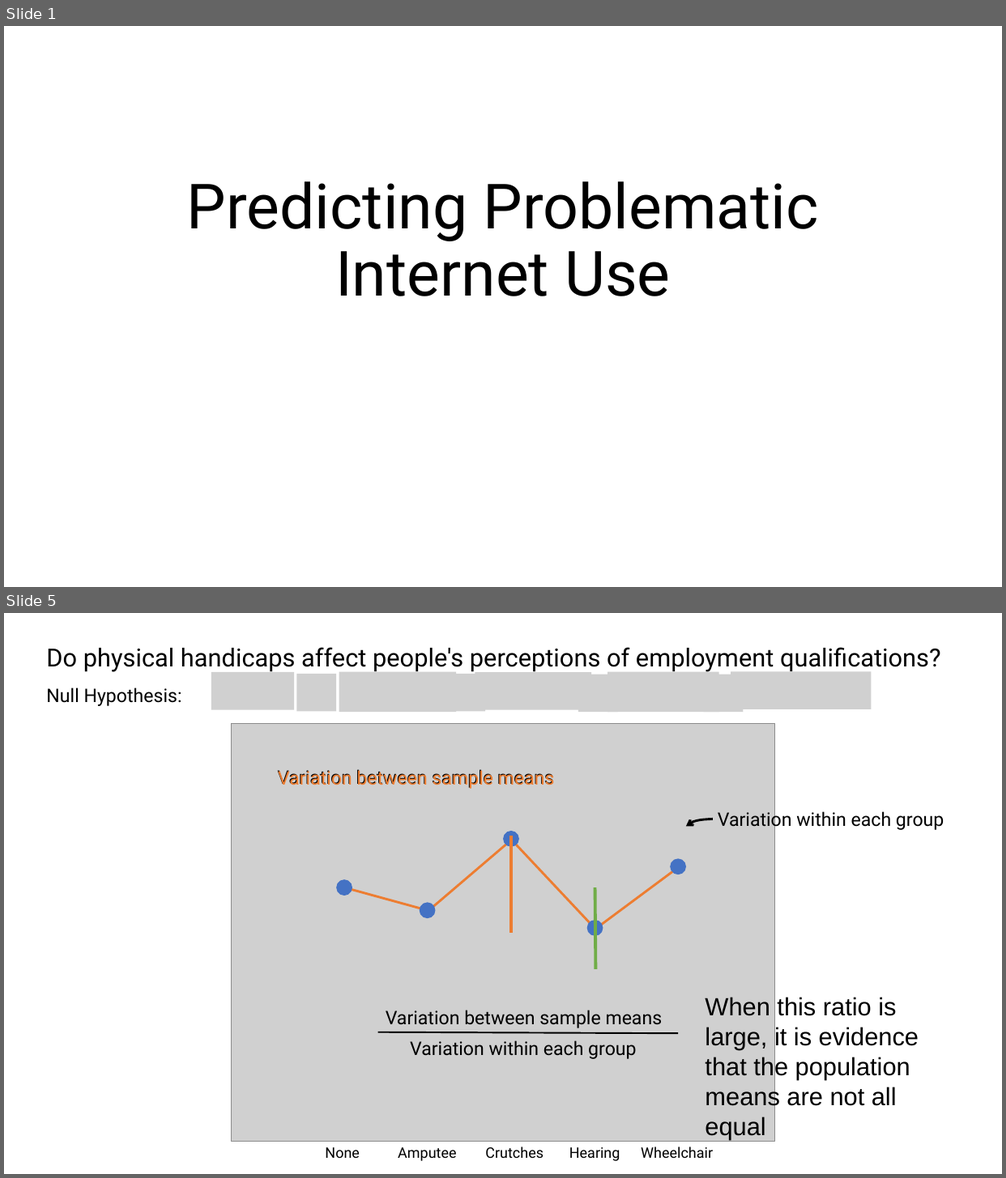
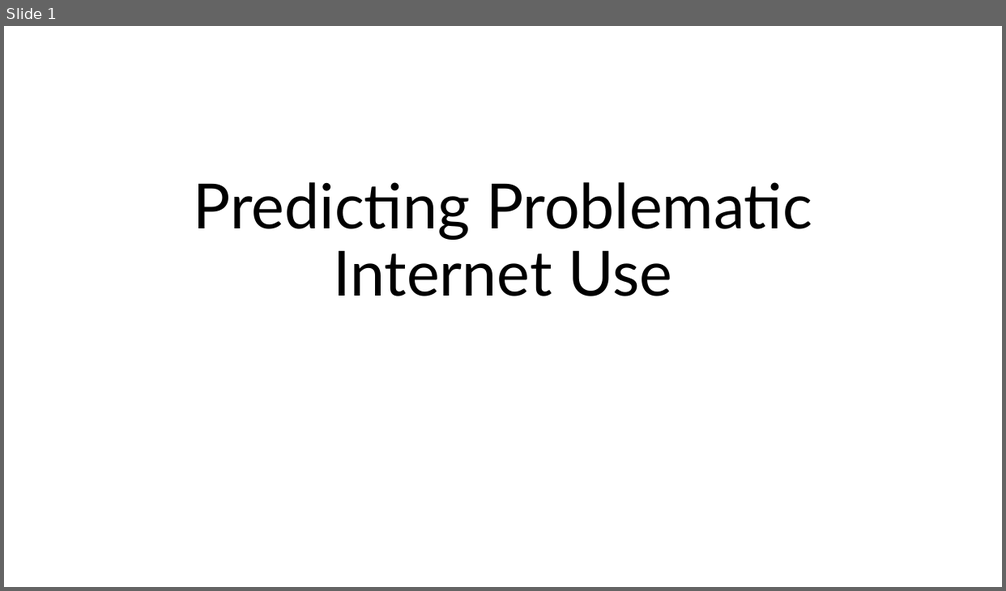
Before and after one commit to aarondweinberg/CMI_problematic_internet_use, a slide deck: Presentation/Problematic Internet Use Video.pptx. Shown one above the other, each under a label of ours: slides 1 and 5 before the commit, slide 1 after it; the slides between them are not shown. The pictures are 1006x1178 and 1006x591 pixels, drawn with LibreOffice and Linux fonts; fonts in the diff are those of the drawing; grey boxes stand for pictures. Boxes give left, top, right and bottom in pixels: in the first picture for what was removed or moved away, otherwise in the second. Text is boxed around its words. In the diff, an @@ line names an element or a change of style, - is before the commit and + after.

```diff
--- a/Presentation/Problematic Internet Use Video.pptx
+++ b/Presentation/Problematic Internet Use Video.pptx
@@ slide 5 removed at <box>4,613,1002,1174</box>, background #FFFFFF @@
@@ text removed at <box>46,647,941,673</box> @@
-Do physical handicaps affect people's perceptions of employment qualifications?
@@ picture removed at <box>211,672,295,709</box> @@
@@ picture removed at <box>296,674,336,711</box> @@
@@ picture removed at <box>339,672,456,713</box> @@
@@ picture removed at <box>445,674,485,711</box> @@
@@ picture removed at <box>475,672,592,709</box> @@
@@ picture removed at <box>578,675,618,712</box> @@
@@ picture removed at <box>607,672,719,713</box> @@
@@ picture removed at <box>704,675,744,712</box> @@
@@ picture removed at <box>731,671,872,709</box> @@
@@ text removed at <box>46,688,182,706</box> @@
-Null Hypothesis:
@@ picture removed at <box>231,724,774,1142</box> @@
@@ text removed at <box>277,769,554,788</box> @@
-Variation between sample means
@@ freeform shape removed at <box>686,819,713,826</box> @@
@@ text removed at <box>718,809,944,830</box> @@
-Variation within each group
@@ freeform shape removed at <box>345,840,679,929</box> @@
@@ ellipse removed at <box>504,832,519,846</box> @@
@@ line removed from (512, 835) to (512, 933) @@
@@ ellipse removed at <box>671,859,686,875</box> @@
@@ ellipse removed at <box>337,880,352,895</box> @@
@@ ellipse removed at <box>420,904,435,918</box> @@
@@ line removed from (595, 888) to (595, 969) @@
@@ ellipse removed at <box>588,921,603,935</box> @@
@@ text removed at <box>705,997,918,1140</box> @@
-When this ratio is large, it is evidence that the population means are not all equal
@@ text removed at <box>386,1010,663,1029</box> @@
-Variation between sample means
@@ line removed from (378, 1033) to (679, 1033) @@
@@ text removed at <box>410,1041,636,1059</box> @@
-Variation within each group
@@ text removed at <box>705,1086,779,1110</box> @@
-Variation between sample means
@@ table removed at <box>300,1142,723,1172</box>, 1 rows, 5 columns @@
-None | Amputee | Crutches | Hearing | Wheelchair
@@ slide 1 changed as well @@
@@ title "Predicting Problematic Internet Use" at <box>194,182,812,297</box>: font Roboto to Lato @@
```
Also in this commit, not shown: 1 slide added, 5 other slides removed.
